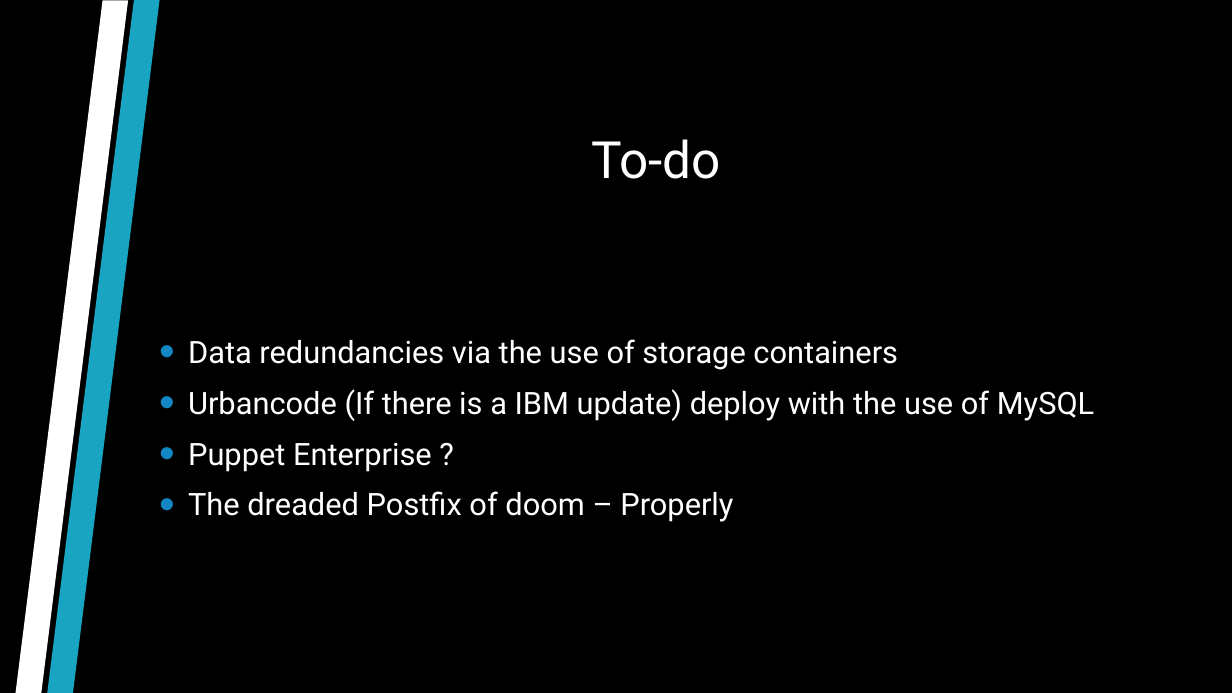
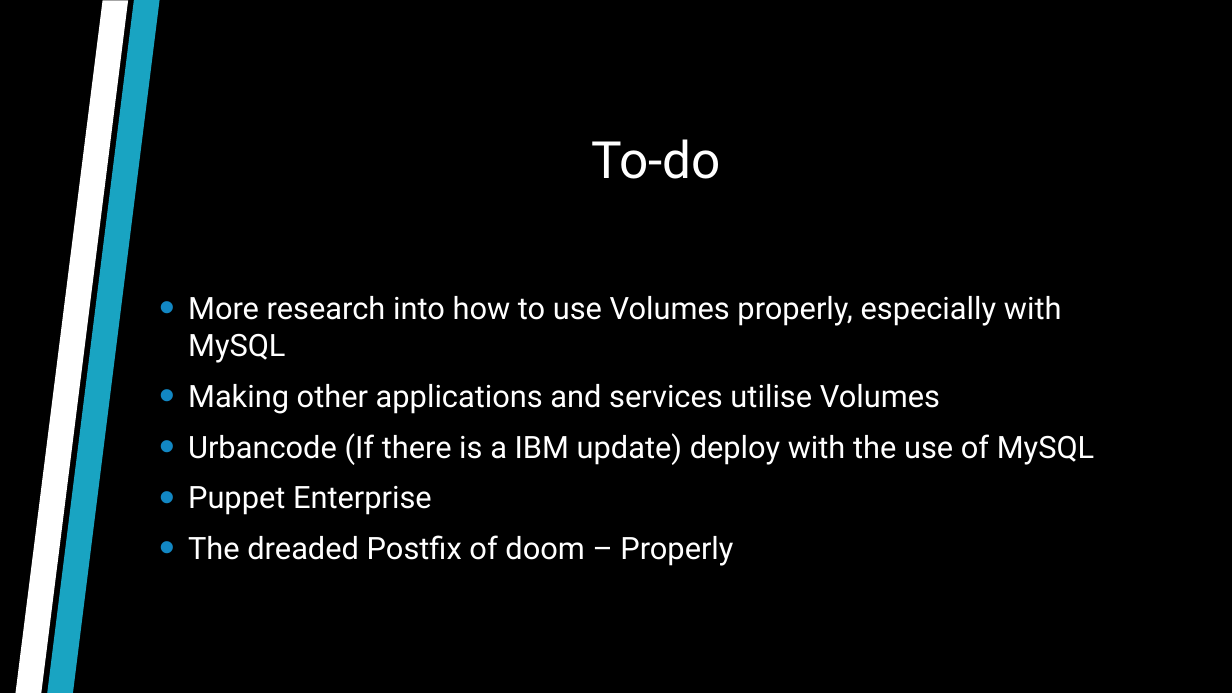
Before and after one commit to jcqac/docker-project, a slide deck: slide 8 of Presentation.pptx. Drawn at 1232x693 pixels with LibreOffice and Linux fonts; fonts in the diff are those of the drawing; background and template pictures are left out. Boxes give left, top, right and bottom in pixels: in the first picture for what was removed or moved away, otherwise in the second. Text is boxed around its words. In the diff, an @@ line names an element or a change of style, - is before the commit and + after.

```diff
--- a/Presentation.pptx
+++ b/Presentation.pptx
@@ text at [188, 296, 1062, 414]: text changed @@
-• Data redundancies via the use of storage containers
+• More research into how to use Volumes properly, especially with MySQL
+• Making other applications and services utilise Volumes
@@ text at [188, 486, 432, 515]: text changed @@
-• Puppet Enterprise ?
+• Puppet Enterprise
```
Also in this commit, not shown: 1 other slide changed, 1 other file.
